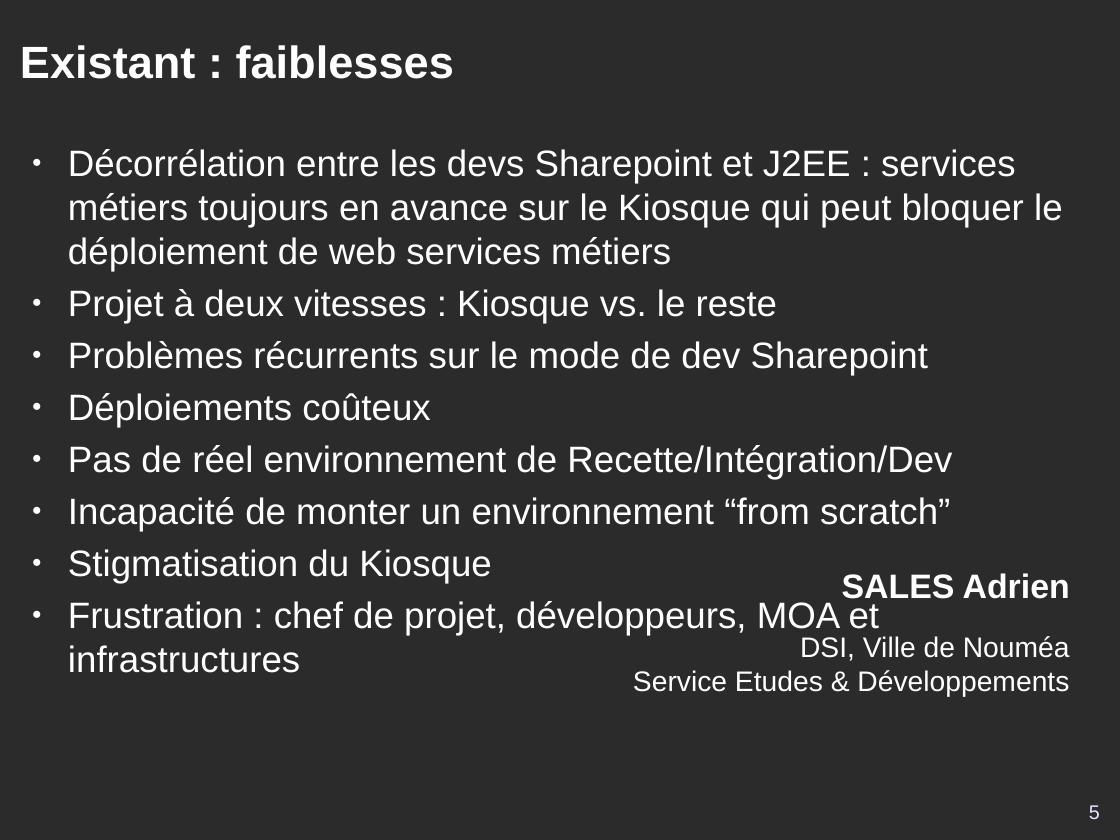
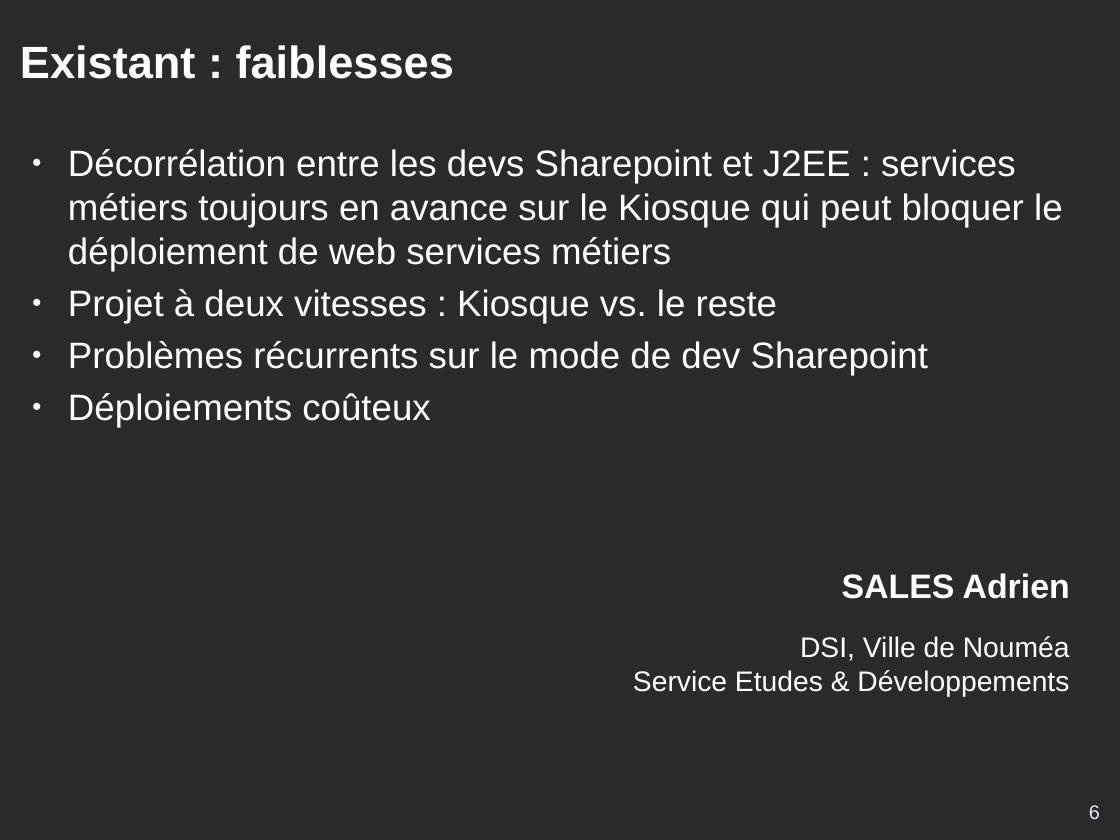
Before and after one commit to DSI-Ville-Noumea/sirh-kiosque-j2ee-old, a slide deck: slide 6 of src/site/resources/Kiosque_RH_J2EE_11021.odp (slide 5 before the commit). Drawn at 1120x840 pixels with LibreOffice and Linux fonts; fonts in the diff are those of the drawing; background and template pictures are left out; a plain dark background stands for a picture behind light text. Boxes give left, top, right and bottom in pixels: in the first picture for what was removed or moved away, otherwise in the second. Text is boxed around its words. In the diff, an @@ line names an element or a change of style, - is before the commit and + after.

```diff
--- a/src/site/resources/Kiosque_RH_J2EE_11021.odp
+++ b/src/site/resources/Kiosque_RH_J2EE_11021.odp
@@ text at (68, 445, 952, 673): paragraphs removed @@
-● Pas de réel environnement de Recette/Intégration/Dev
-● Incapacité de monter un environnement “from scratch”
-● Stigmatisation du Kiosque
-● Frustration : chef de projet, développeurs, MOA et infrastructures
@@ page number at (1089, 805, 1100, 819): text changed @@
-5
+6
```
Also in this commit, not shown: 9 other slides changed, 14 slides added.
